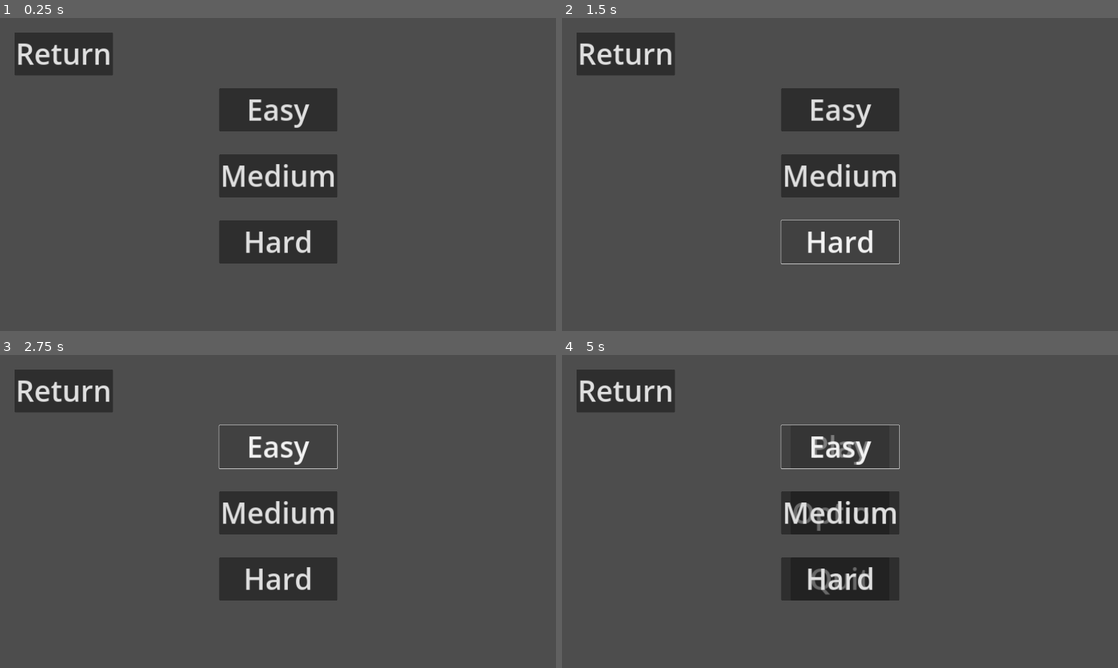
Above: before the commit, frames 1-4 (two rows, left to right).
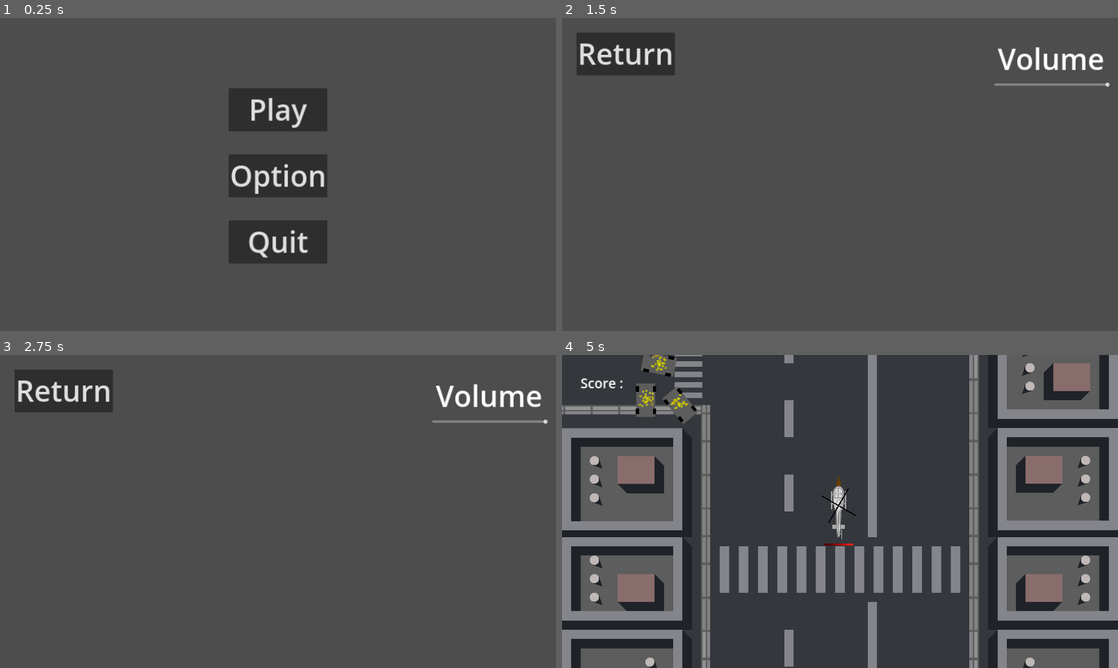
Above: after the commit, the same moments.

Repository: gargamal/alligator
Game: Godot game, scene res://Menu/Menu.tscn
Two runs of this game, one before a commit and one after it. Both use one fixed random seed, a clock stepped at 60 frames per second and the inputs below.
Inputs (mouse positions are in pixels of both pictures, inside the frame that each line leads up to):
- Up to frame 1 (0.25 s): no input
- Up to frame 2 (1.5 s): click (840, 174) at 0.5 s, where only the run before the commit has a clickable "Medium"; click (840, 243) at 1.25 s, where only the run before the commit has a clickable "Hard"
- Up to frame 3 (2.75 s): click (278, 445) at 2 s, where only the run before the commit has a clickable "Easy"
- Up to frame 4 (5 s): click (840, 445) at 2.75 s, where only the run before the commit has a clickable "Easy"; click "Return" at 3.5 s; click "Play" at 4.25 s

The runs differ from the first frame. In frame 1, 5.2% of the frame differs, in the area x 2-61%, y 4-79%; in frame 2, 6.8%; in frame 3, 6.8%; in frame 4, 81%, in the area x 0-100%, y 0-100%.

Commit message:
add : Main menu picture, Option menu picture (temporary) | up : shooting direction depends on the player direction

Diff:
--- a/Menu/Menu.gd
+++ b/Menu/Menu.gd
@@ -3,6 +3,9 @@
 @onready var menu_principal = $Menu_Principal
 @onready var menu_option = $Menu_Option
 
+signal easy
+signal medium
+signal hard
 
 # Called when the node enters the scene tree for the first time.
 func _ready():
@@ -37,12 +40,12 @@
 	AudioServer.set_bus_volume_db(AudioServer.get_bus_index("Master"), value)
 
 func _on_easy_pressed():
-	pass # Replace with function body.
+	emit_signal("easy")
 
 
 func _on_medium_pressed():
-	pass # Replace with function body.
+	emit_signal("medium")
 
 
 func _on_hard_pressed():
-	pass # Replace with function body.
+	emit_signal("hard")
--- a/Menu/Menu.tscn
+++ b/Menu/Menu.tscn
@@ -13,7 +13,6 @@
 script = ExtResource("1_k6tvs")
 
 [node name="Menu_Principal" type="MarginContainer" parent="."]
-visible = false
 layout_mode = 0
 offset_left = 790.0
 offset_top = 243.0
@@ -89,11 +88,13 @@
 autoplay = true
 
 [node name="Menu_Level" type="Control" parent="."]
+visible = false
 anchors_preset = 0
 offset_right = 40.0
 offset_bottom = 40.0
 
 [node name="Margin_Container" type="MarginContainer" parent="Menu_Level"]
+layout_mode = 0
 offset_left = 50.0
 offset_top = 50.0
 offset_right = 390.0
@@ -134,6 +135,11 @@
 theme_override_font_sizes/font_size = 100
 text = "Hard"
 
+[node name="TextureRect" type="TextureRect" parent="."]
+layout_mode = 0
+offset_right = 40.0
+offset_bottom = 40.0
+
 [connection signal="pressed" from="Menu_Principal/BoxContainer/Play_Button" to="." method="_on_play_button_pressed"]
 [connection signal="pressed" from="Menu_Principal/BoxContainer/Option_Button" to="." method="_on_option_button_pressed"]
 [connection signal="pressed" from="Menu_Principal/BoxContainer/Quit_Button" to="." method="_on_quit_button_pressed"]
